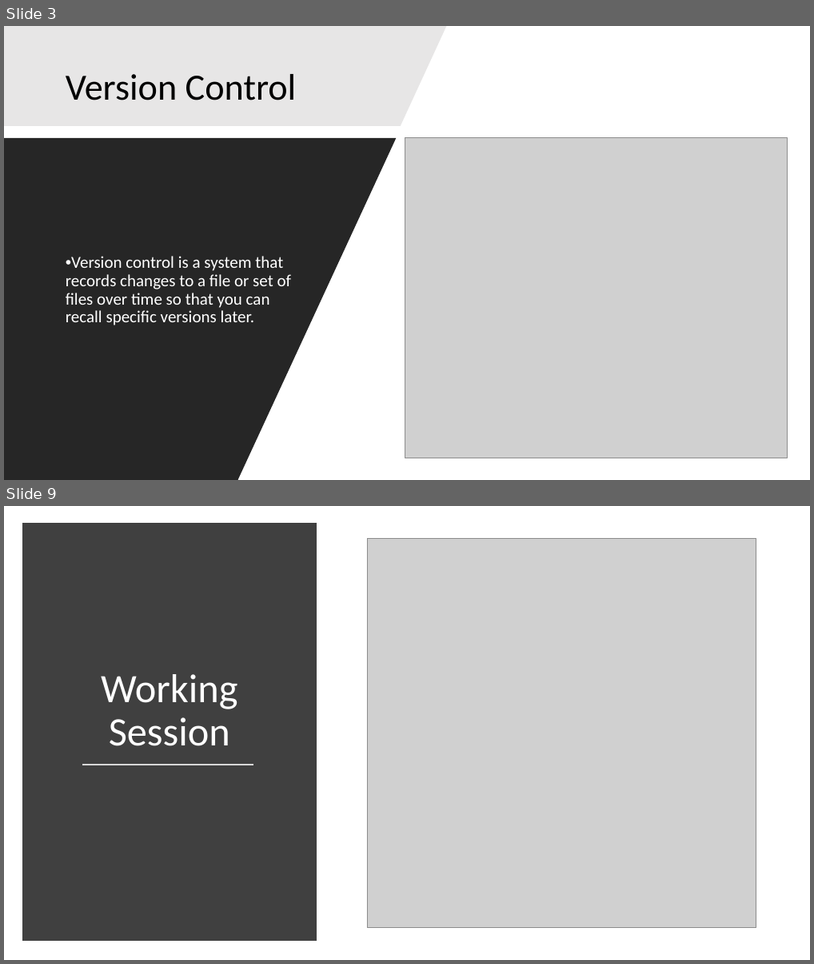
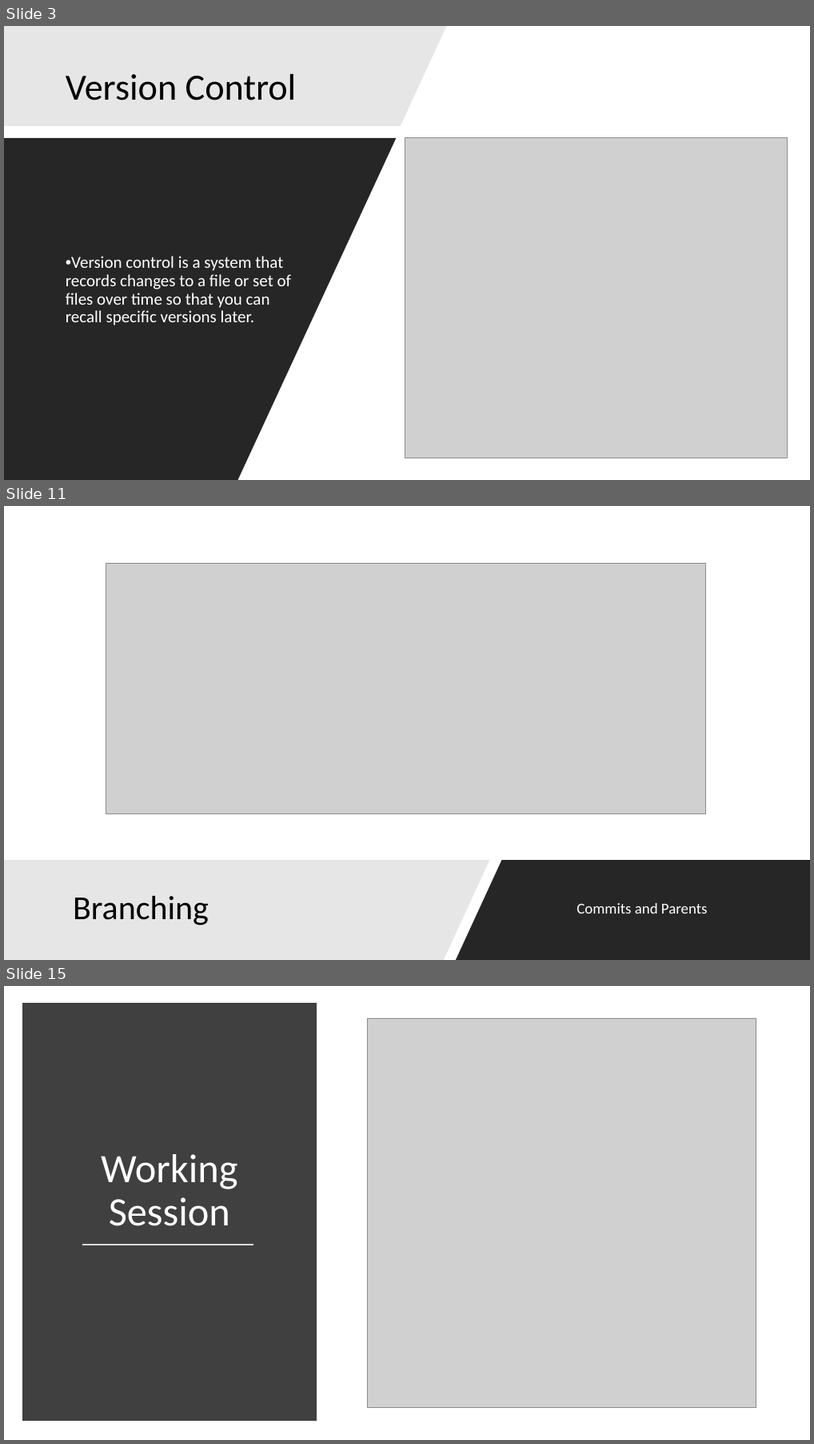
Before and after one commit to niravsh/ptg-gitsession-2017, a slide deck: PennTechnoGrads.pptx. Shown one above the other, each under a label of ours: slides 3 and 9 before the commit, slides 3, 11 and 15 after it; the slides between them are not shown. The pictures are 814x964 and 814x1444 pixels, drawn with LibreOffice and Linux fonts; fonts in the diff are those of the drawing; grey boxes stand for pictures. Boxes give left, top, right and bottom in pixels: in the first picture for what was removed or moved away, otherwise in the second. Text is boxed around its words. In the diff, an @@ line names an element or a change of style, - is before the commit and + after.

```diff
--- a/PennTechnoGrads.pptx
+++ b/PennTechnoGrads.pptx
@@ slide 11 added at [4,506,810,960], background #FFFFFF @@
@@ picture added at [106,564,706,814] @@
@@ freeform shape added at [4,860,490,960], fill #E7E6E6 @@
@@ freeform shape added at [456,860,810,960], fill #000000 at 85% opacity @@
@@ title added at [73,896,209,925], 40 pt, text #000000 @@
+Branching
@@ text added at [577,903,708,913], 18 pt, text #FFFFFF @@
+Commits and Parents
@@ what was slide 9 is now slide 15 @@
```
Also in this commit, not shown: 6 slides changed, 8 other slides added, 1 slide removed.
